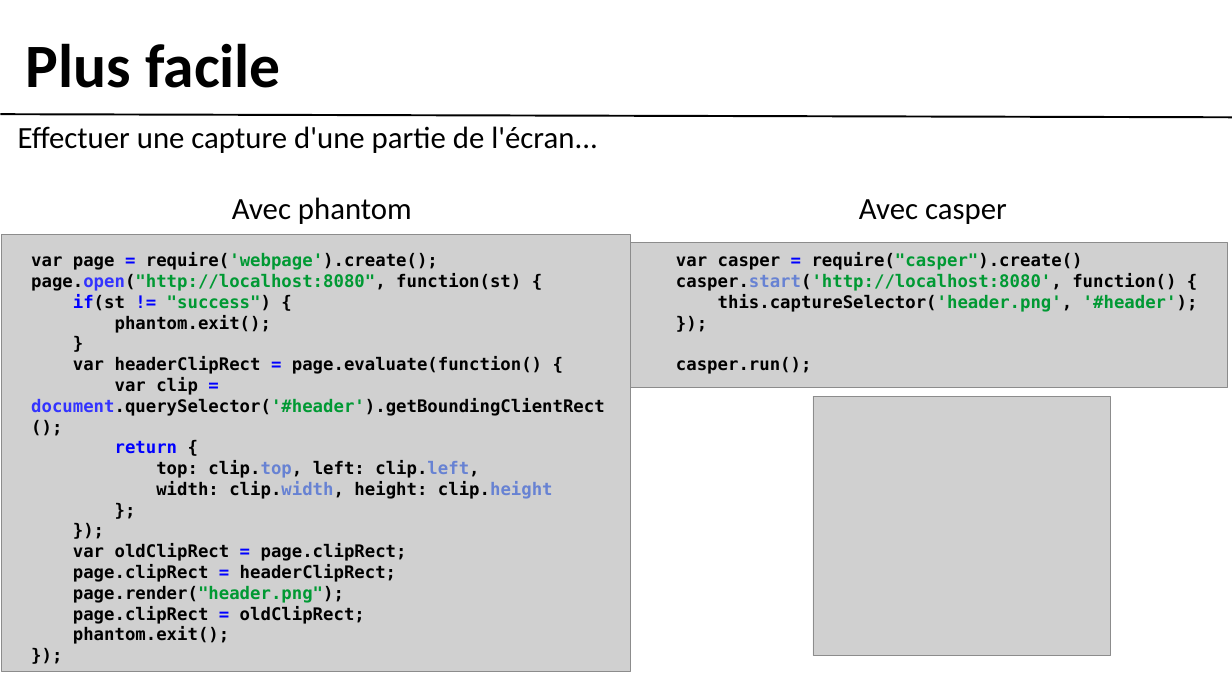
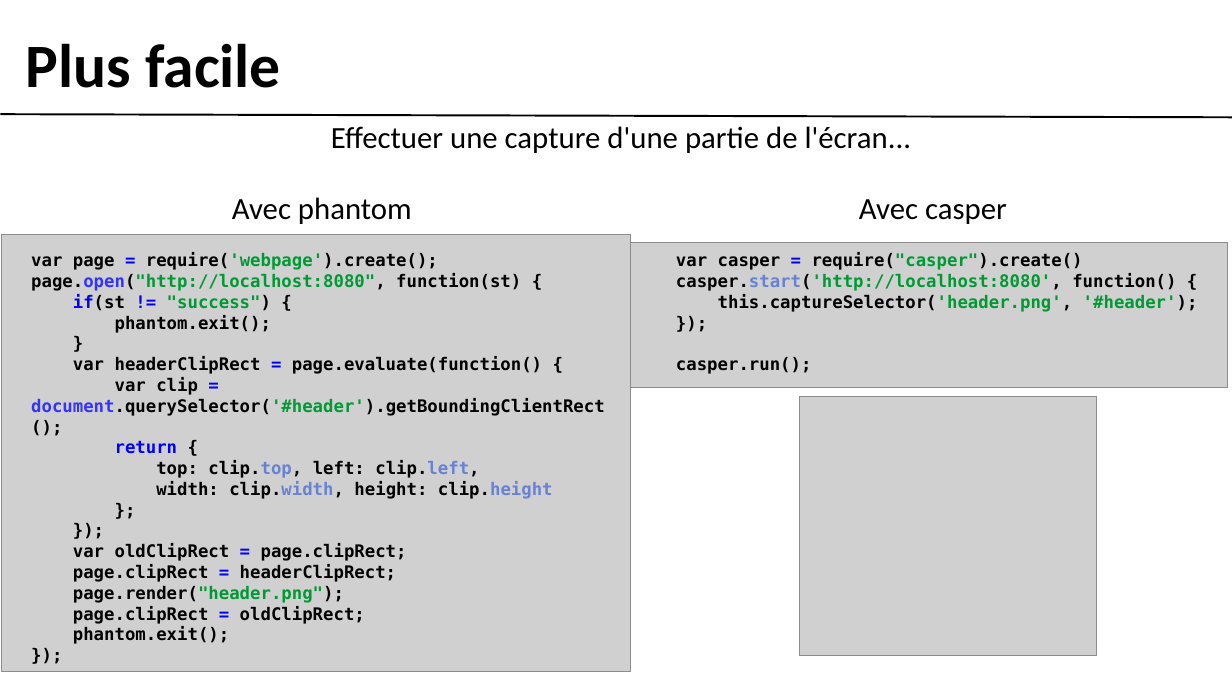
Before and after one commit to gobengo/devoxx-panorama-js-testing, a slide deck: slide 4 of doc/casper_part.ppt. Drawn at 1232x693 pixels with LibreOffice and Linux fonts; fonts in the diff are those of the drawing; grey boxes stand for pictures; background and template pictures are left out. Boxes give left, top, right and bottom in pixels: in the first picture for what was removed or moved away, otherwise in the second. Text is boxed around its words. In the diff, an @@ line names an element or a change of style, - is before the commit and + after.

```diff
--- a/doc/casper_part.ppt
+++ b/doc/casper_part.ppt
@@ text "Effectuer une capture d'une partie ..." at <box>331,126,911,153</box>: alignment left to centre @@
@@ picture: place and size @@
-picture at <box>813,396,1110,655</box>
+picture at <box>800,396,1097,655</box>
```
Also in this commit, not shown: 2 other slides changed, 1 other file.
